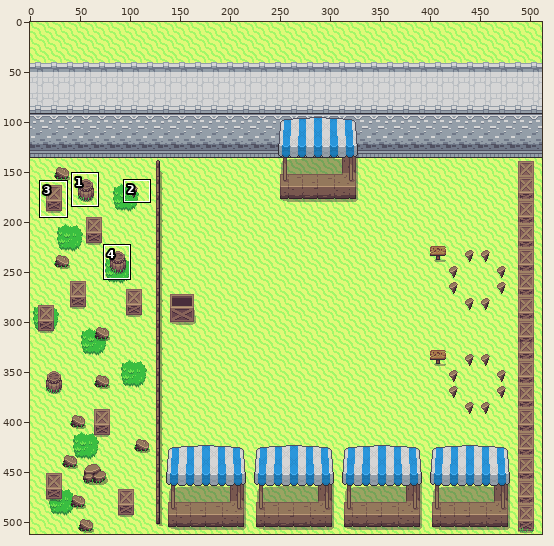
A sprite sheet gets an edit: gfx/map/town_map.png. Above: a wide view before the commit, with the close-up outlined.
Close-up. Earlier state:
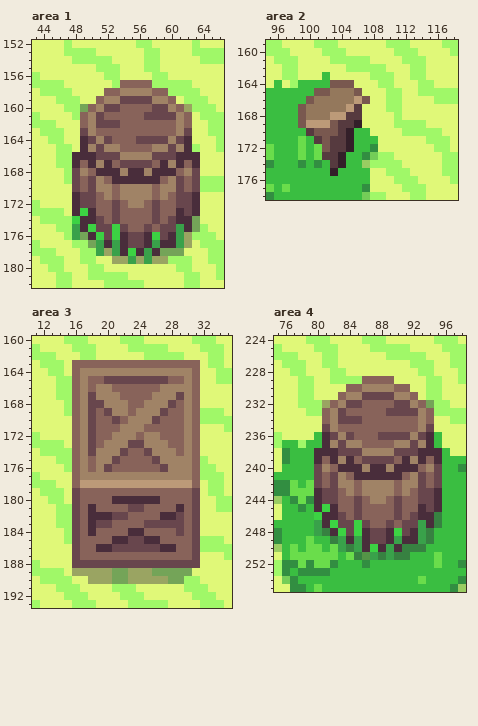
The file is 512x512 pixels. Colours within 5 levels of each other are drawn and written as one. Shown: area 1: x 43..66, y 152..182; area 2: x 95..118, y 159..178; area 3: x 11..35, y 160..193; area 4: x 75..98, y 224..255. The commit also changed other parts of the picture, which this record leaves out.
After:
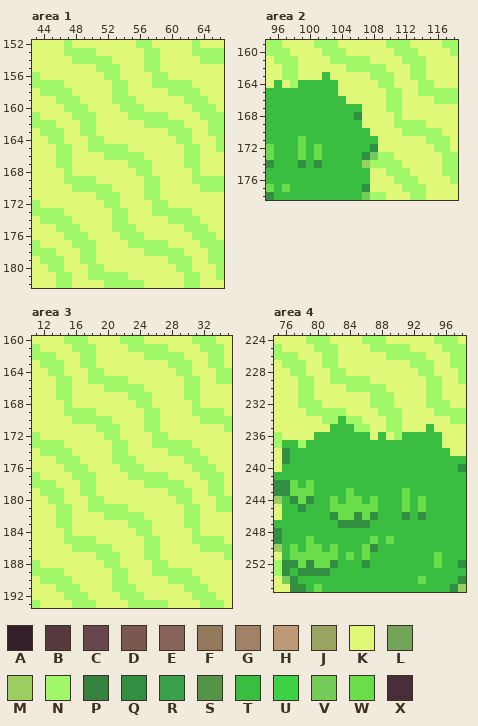
Palette (. is transparent): A #331f29  B #563a3f  C #68464d  D #79584f  E #88635a  F #94785c  G #a08366  H #bc9a78  J #9aa462  K #e0f878  L #74a458  M #9acd62  N #a0f868  P #378141  Q #328e41  R #39a14a  S #549447  T #3abe41  U #3cd243  V #74cd58  W #6add4b  X #492d3b
What changed:
Area 1:
y 157: x 54..57 EEEE -> NKKK
y 158: x 52..59 EEGGGGEE -> KNNKKKKK
y 159: x 51..60 EGGCCCCGGE -> KKNNNKKKKK
y 160: x 49..62 LEGCCEEEECCGEJ -> NKKKKNNNKKKKKK
y 161: x 49..62 EGCEEEEECCCCGE -> NNKKKKNNNNNKKK
y 162: x 49..62 EGCCCEEEEEEEGE -> NNKKKKKKNNNNNK
y 163: x 49..62 CGEEEEEEEEEEGC -> NNKKKKKKKKKNNN
y 164: x 49..62 XCGCEEECCCCGCX -> KNNKKKKKKKKKNN
y 165: x 49..62 XGCGGEEEEGGCGX -> KNNNNNKKKKKKKN
y 166: x 48..63 XXXCCCGGGGCCCXXX -> KKKKNNNNNKKKKKNN
y 167: x 48..63 XEXGXECCCCEXGXEX -> KKKKKKKNNNKKKKNN
y 168: x 48..63 CGEXXXGXXGXXXEGC -> KKKKKKKKNNKKKKKN
y 169: x 48..63 CECGEXXXXXXEGCEC -> NNNKKKKKKNNKKKKN
y 170: x 48..63 CECGGEGGGGEGGCEC -> NNNNNKKKKNNKKKKK
y 171: x 48..63 XCCEGEGGGGEGECCX -> KKKNNNKKKNNKKKKK
y 172: x 48..63 XCCEECEGGECEECCX -> KKKKNNKKKKNNKKKK
y 173: x 48..63 XUXEECEEEECEEXCX -> KKKKKNNKKKNNNNNK
y 174: x 48..63 UXXCECEEEECECXXL -> KKKKKNNKKKKKNNNN
y 175: x 48..63 RXUCCUCEECECCRXL -> NKKKKNNNKKKKKKNN
y 176: x 48..62 RLXUCUXCCXUCXRJ -> NNKKKKNNNKKKKKK
y 177: x 50..62 LRXRXCCXRXXRJ -> NKKKKNNNNNKKK
y 178: x 51..61 RJRXUXRXLLL -> KKKKKKNNNNN
y 179: x 53..59 JJRJRJJ -> KKKKKKK
Area 2:
y 164: x 103..105 DDD -> TKK
y 165: x 101..106 DDFFFD -> TTTKKK
y 166: x 100..107 DFFFFFHD -> TTTTTKKK
y 167: x 99..106 DFFFFFHB -> TTTTTTTT
y 168: x 99..106 DFFFHHBB -> TTTTTTTQ
y 169: x 99..106 DHHHDBBA -> TTTTTTTT
y 170: x 100..105 BDDDBA -> TTTTTT
y 171: x 101..105 BDBBA -> TTTTT
y 172: x 102..105 DBBA -> TTTT
y 173: x 102..104 BBA -> TTT
y 174: x 103..104 BA -> TT
y 175: x 103 A -> T
Area 3:
y 163: x 16..31 EEEEEEEEEEEEEEEE -> KNNKKKKKKKKKNNNK
y 164: x 16..31 EGGGGGGGGGGGGGGE -> KKNNKKKKKKKKKNNK
y 165: x 16..31 EGEECCCCCCCCEEGE -> KKNNNNNKKKKKKKNN
y 166: x 16..31 EGEGGEEEEEEGGGGE -> KKKKNNNNNKKKKKNN
y 167: x 16..31 EGCGGGEEEEGGGCGE -> KKKKKKKNNNKKKKNN
y 168: x 16..31 EGCCGGGEEGGGCEGE -> KKKKKKKKNNKKKKKN
y 169: x 16..31 EGCECGGEGGGCEEGE -> NNNKKKKKKNNKKKKN
y 170: x 16..31 EGCEECEGGGCEEEGE -> NNNNNKKKKNNKKKKK
y 171: x 16..31 EGCEEEGGGEEEEEGE -> KKKNNNKKKNNKKKKK
y 172: x 16..31 EGCEEGGGEGGEEEGE -> KKKKNNKKKKNNKKKK
y 173: x 16..31 EGCEGGGCCGGGEEGE -> KKKKKNNKKKNNNNNK
y 174: x 16..31 EGCGGGCEECGGGEGE -> KKKKKNNKKKKKNNNN
y 175: x 16..31 EGEGGCEEEECGGGGE -> NKKKKNNNKKKKKKNN
y 176: x 16..31 EGEGCEEEEEECGGGE -> NNKKKKNNNKKKKKKN
y 177: x 16..31 EGGGGGGGGGGGGGGE -> NNNKKKKNNNNNKKKK
y 178: x 16..31 EHHHHHHHHHHHHHHE -> KNNKKKKKKNNNNNKK
y 179: x 16..31 CEEEEEEEEEEEEEEC -> KNNKKKKKKKKKNNNK
y 180: x 16..31 CEEEEXXXXXXEEEEC -> KKNNKKKKKKKKKNNK
y 181: x 16..31 CEXEEEECCEEEEXEC -> KKNNNNNKKKKKKKNN
y 182: x 16..31 CEXXXCCEEEEXXCEC -> KKKKNNNNNKKKKKNN
y 183: x 16..31 CEXCCEEEECCCCCEC -> KKKKKKKNNNKKKKNN
y 184: x 16..31 CEXEEEEXXEEEECEC -> KKKKKKKKNNKKKKKN
y 185: x 16..31 CEEEEXXCCXXEEEEC -> NNNKKKKKKNNKKKKN
y 186: x 16..31 CEEXXCCCCCCXXEEC -> NNNNNKKKKNNKKKKK
y 187: x 16..31 CEEEEEEEEEEEEEEC -> KKKNNNKKKNNKKKKK
y 188: x 16..31 CCCCCCCCCCCCCCCC -> KKKKNNKKKKNNKKKK
y 189: x 16..30 JJJJJLLJJJLLLLL -> KKKKKNNKKKNNNNN
y 190: x 18..29 JJJLLJJJJJLL -> KKKNNKKKKKNN
Area 4:
y 229: x 86..89 EEEE -> NKKK
y 230: x 84..91 EEGGGGEE -> NNNNNKKK
y 231: x 83..92 EGGCCCCGGE -> KKKKNNNKKK
y 232: x 81..94 JEGCCEEEECCGEL -> KKKKKKNNNKKKKN
y 233: x 81..94 EGCEEEEECCCCGE -> NNNKKKKNNNKKKK
y 234: x 81..94 EGCCCEEEEEEEGE -> NNTNNKKKNNKKKK
y 235: x 81..94 CGEEEEEEEEEEGC -> KTTTNNKKNNKKKT
y 236: x 81..94 XCGCEEECCCCGCX -> TTTTTTKTKNTTTT
y 237: x 81..94 XGCGGEEEEGGCGX -> TTTTTTTTTTTTTT
y 238: x 80..95 XXXCCCGGGGCCCXXX -> TTTTTTTTTTTTTTTT
y 239: x 80..95 XEXGXECCCCEXGXEX -> TTTTTTTTTTTTTTTT
y 240: x 80..95 CGEXXXGXXGXXXEGC -> TTTTTTTTTTTTTTTT
y 241: x 80..95 CECGEXXXXXXEGCEC -> TTTTTTTTTTTTTTTT
y 242: x 80..95 CECGGEGGGGEGGCEC -> TTTTTTTTTTTTTTTT
y 243: x 80..95 XCCEGEGGGGEGECCX -> TTTTWTTTTTTWTTTT
y 244: x 80..95 XCCEECEGGECEECCX -> TTWTWWTWTTTWTWTT
y 245: x 80..95 XUXEECEEEECEEXCX -> TTWWWWWWTTTWTWTT
y 246: x 80..95 UXXCECEEEECECXXP -> TTQWWQWQTTTQTQTT
y 247: x 80..95 RXUCCUCEECECCRXP -> TTTQQQQTTTTTTTTT
y 248: x 80..94 RPXUCUXCCXUCXRP -> TTTTTTTTTTTTTTT
y 249: x 82..94 PRXRXCCXRXXRP -> TTTTTWTWTTTTT
y 250: x 83..93 RPRXUXRXPPP -> TTTWQTTTTTT
y 251: x 85..91 PSRPRPP -> TWTTTTT
